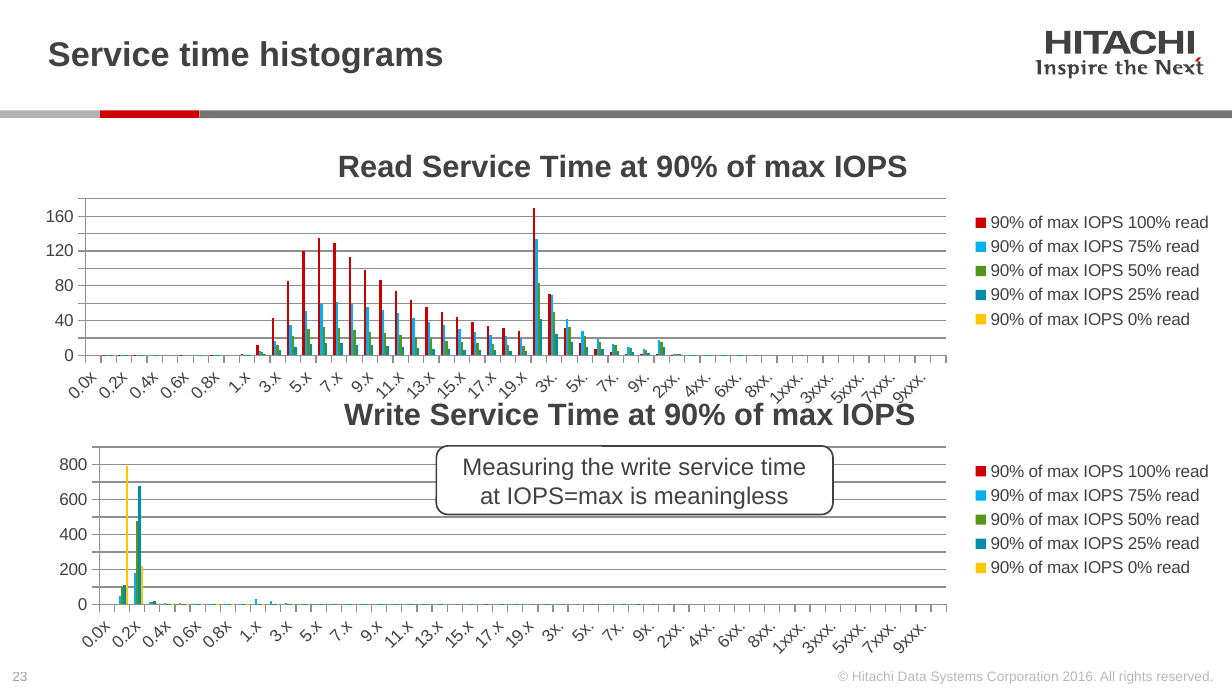
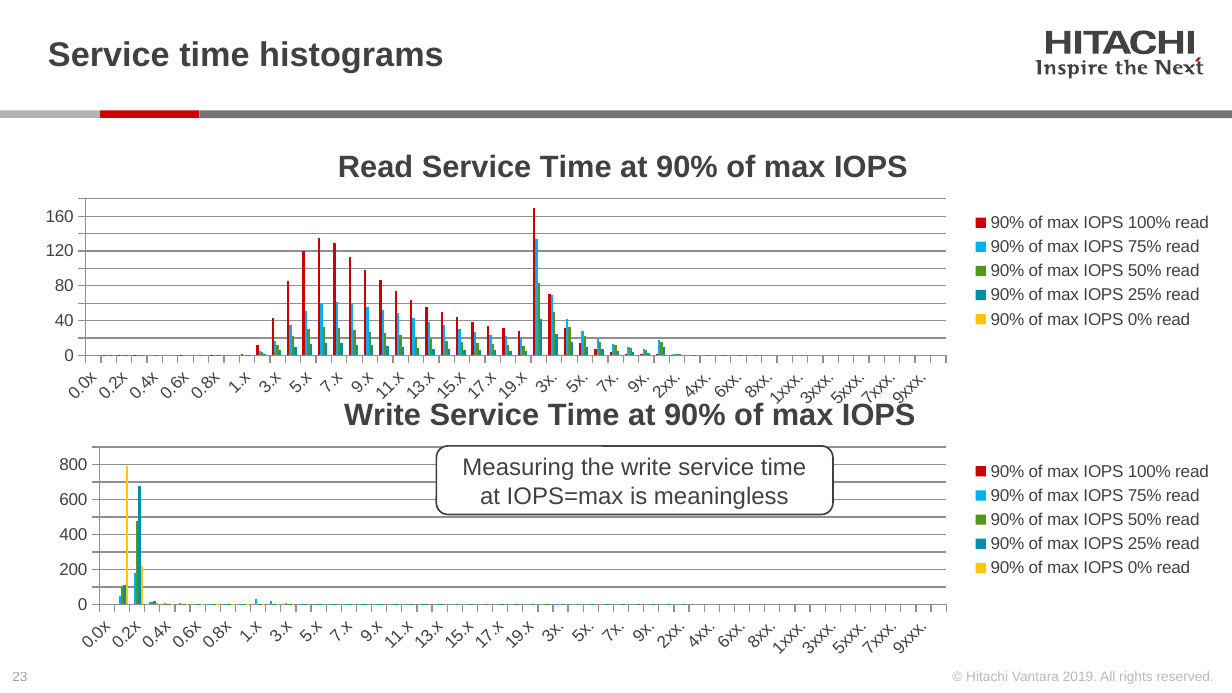
Before and after one commit to Hitachi-Data-Systems/ivy, a slide deck: slide 23 of doc/Introduction_to_ivy.pptx. Drawn at 1232x693 pixels with LibreOffice and Linux fonts; fonts in the diff are those of the drawing. Boxes give left, top, right and bottom in pixels: in the first picture for what was removed or moved away, otherwise in the second. Text is boxed around its words. In the diff, an @@ line names an element or a change of style, - is before the commit and + after.

```diff
--- a/doc/Introduction_to_ivy.pptx
+++ b/doc/Introduction_to_ivy.pptx
@@ text at (966, 671, 1214, 684): text changed @@
-© Hitachi Data Systems Corporation 2016. All rights reserved.
+© Hitachi Vantara 2019. All rights reserved.
```
Also in this commit, not shown: 25 other slides changed, 1 slide added, 1 slide removed, 48 other files.
